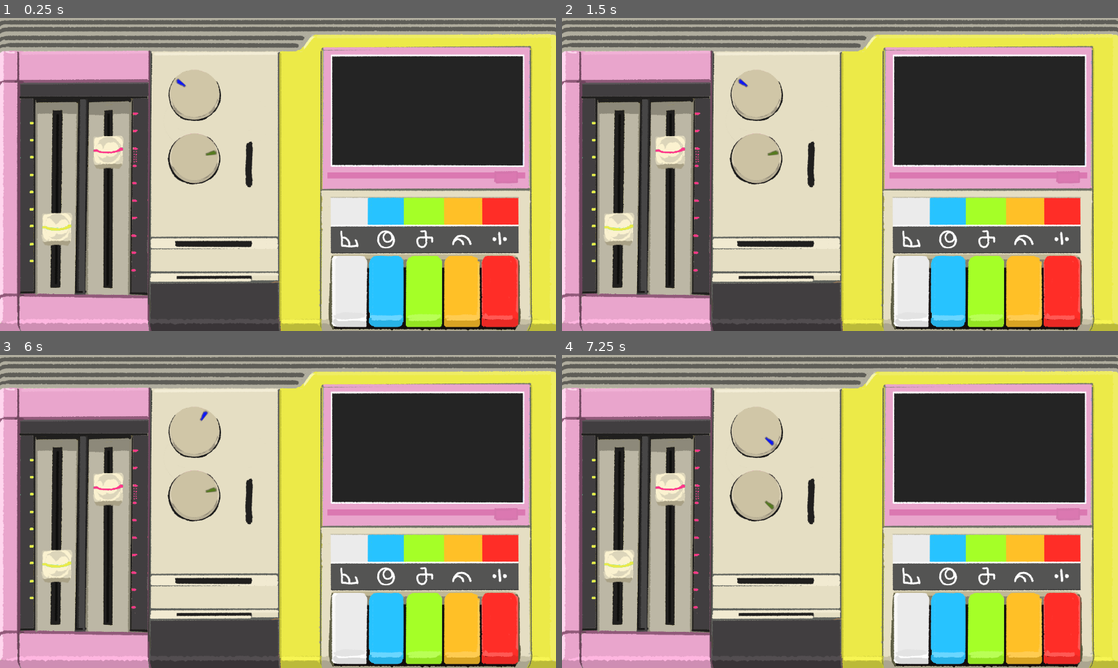
Above: before the commit, frames 1-4 (two rows, left to right).
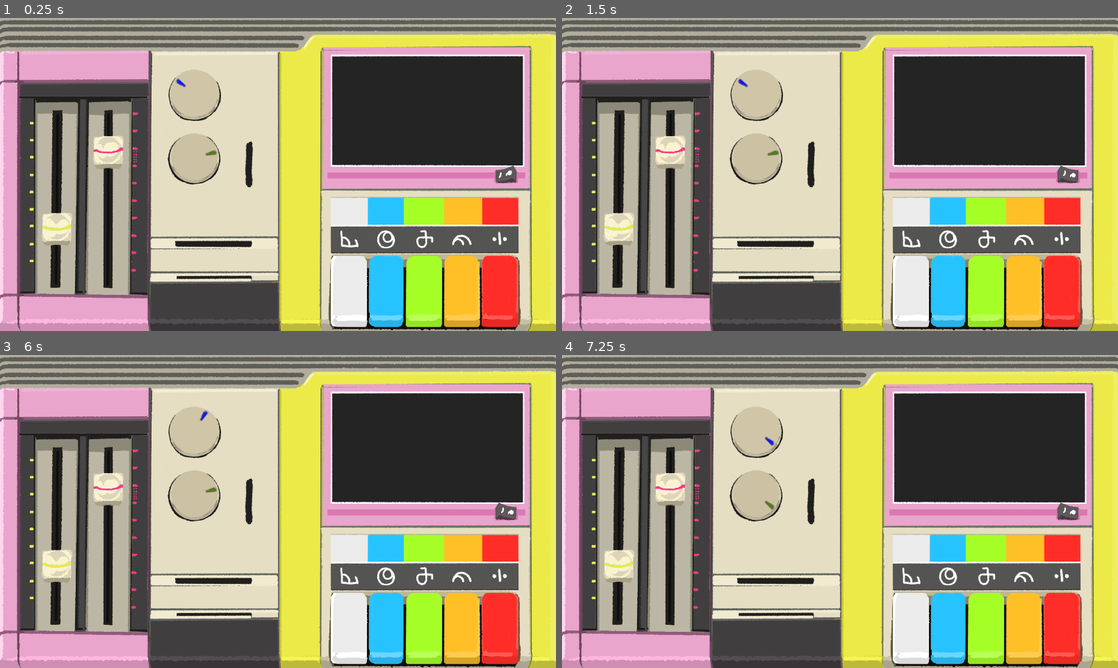
Above: after the commit, the same moments.

Repository: courtesyy/Doohickey
Game: Godot game, scene res://Root scene.tscn
The game is run twice, just before and just after one commit, with the same random seed, the same clock (stepped at 60 frames per second) and the same inputs.
Inputs (mouse positions are in pixels of both pictures, inside the frame that each line leads up to):
- Up to frame 1 (0.25 s): no input
- Up to frame 2 (1.5 s): click (1067, 174) at 0.52 s; click (912, 290) at 1.25 s
- Up to frame 3 (6 s): click (383, 627) at 2 s; click (422, 627) at 2.75 s; click (461, 627) at 3.5 s; click (500, 627) at 4.25 s; click (11, 364) at 5 s; tap Enter at 5.75 s; drag from (194, 430) to (333, 442) at 5.77 s
- Up to frame 4 (7.25 s): tap Space at 6.5 s; drag from (756, 492) to (812, 574) at 6.52 s

The runs differ from the first frame. In frame 1, 0.3% of the frame differs, in the area x 59-93%, y 47-99%; in frame 2, 0.3%; in frame 3, 0.3%; in frame 4, 0.3%.

Commit message:
More buttons
Added more buttons

Diff:
--- a/Root scene.tscn
+++ b/Root scene.tscn
@@ -12,6 +12,13 @@
 [ext_resource path="res://Sprites/blueUp.png" type="Texture" id=10]
 [ext_resource path="res://Sprites/yellowUp.png" type="Texture" id=11]
 [ext_resource path="res://Sprites/redUp.png" type="Texture" id=12]
+[ext_resource path="res://Sprites/power1.png" type="Texture" id=13]
+[ext_resource path="res://Sprites/power2.png" type="Texture" id=14]
+[ext_resource path="res://Sprites/whiteDown.png" type="Texture" id=15]
+[ext_resource path="res://Sprites/redDown.png" type="Texture" id=16]
+[ext_resource path="res://Sprites/yellowDown.png" type="Texture" id=17]
+[ext_resource path="res://Sprites/blueDown.png" type="Texture" id=18]
+[ext_resource path="res://Sprites/greenDown.png" type="Texture" id=19]
 
 [sub_resource type="StyleBoxTexture" id=4]
 texture = ExtResource( 2 )
@@ -127,10 +134,12 @@
 margin_bottom = 586.0
 
 [node name="ColorbuttonWhite" type="TextureButton" parent="That thang/Buttons/Color keys"]
-margin_right = 93.0
+margin_left = 4.0
+margin_right = 97.0
 margin_bottom = 165.0
 action_mode = 0
 texture_normal = ExtResource( 8 )
+texture_pressed = ExtResource( 15 )
 
 [node name="ColorbuttonBlue" type="TextureButton" parent="That thang/Buttons/Color keys"]
 margin_left = 91.0
@@ -138,6 +147,7 @@
 margin_bottom = 165.0
 action_mode = 0
 texture_normal = ExtResource( 10 )
+texture_pressed = ExtResource( 18 )
 
 [node name="ColorbuttonGreen" type="TextureButton" parent="That thang/Buttons/Color keys"]
 margin_left = 176.0
@@ -145,6 +155,7 @@
 margin_bottom = 165.0
 action_mode = 0
 texture_normal = ExtResource( 9 )
+texture_pressed = ExtResource( 19 )
 
 [node name="ColorbuttonYellow" type="TextureButton" parent="That thang/Buttons/Color keys"]
 margin_left = 264.0
@@ -152,6 +163,7 @@
 margin_bottom = 165.0
 action_mode = 0
 texture_normal = ExtResource( 11 )
+texture_pressed = ExtResource( 17 )
 
 [node name="ColorbuttonRed" type="TextureButton" parent="That thang/Buttons/Color keys"]
 margin_left = 351.0
@@ -159,6 +171,7 @@
 margin_bottom = 165.0
 action_mode = 0
 texture_normal = ExtResource( 12 )
+texture_pressed = ExtResource( 16 )
 
 [node name="Small buttons" type="Control" parent="That thang/Buttons"]
 margin_right = 40.0
@@ -172,3 +185,12 @@
 margin_right = 40.0
 margin_bottom = 40.0
 toggle_mode = true
+
+[node name="Powerbutton" type="TextureButton" parent="That thang/Buttons/Small buttons"]
+margin_left = 1140.0
+margin_top = 338.0
+margin_right = 1190.0
+margin_bottom = 381.0
+toggle_mode = true
+texture_normal = ExtResource( 13 )
+texture_pressed = ExtResource( 14 )
Not shown: 1 places in Root scene.tscn that only renumber resources
Binary file added: Sprites/blueDown.png
Not shown, added: Sprites/blueDown.png.import
Binary file added: Sprites/greenDown.png
Not shown, added: Sprites/greenDown.png.import
Binary file added: Sprites/power1.png
Not shown, added: Sprites/power1.png.import
Binary file added: Sprites/power2.png
Not shown, added: Sprites/power2.png.import
Binary file added: Sprites/redDown.png
Not shown, added: Sprites/redDown.png.import
Binary file added: Sprites/whiteDown.png
(and 4 more such lines)
